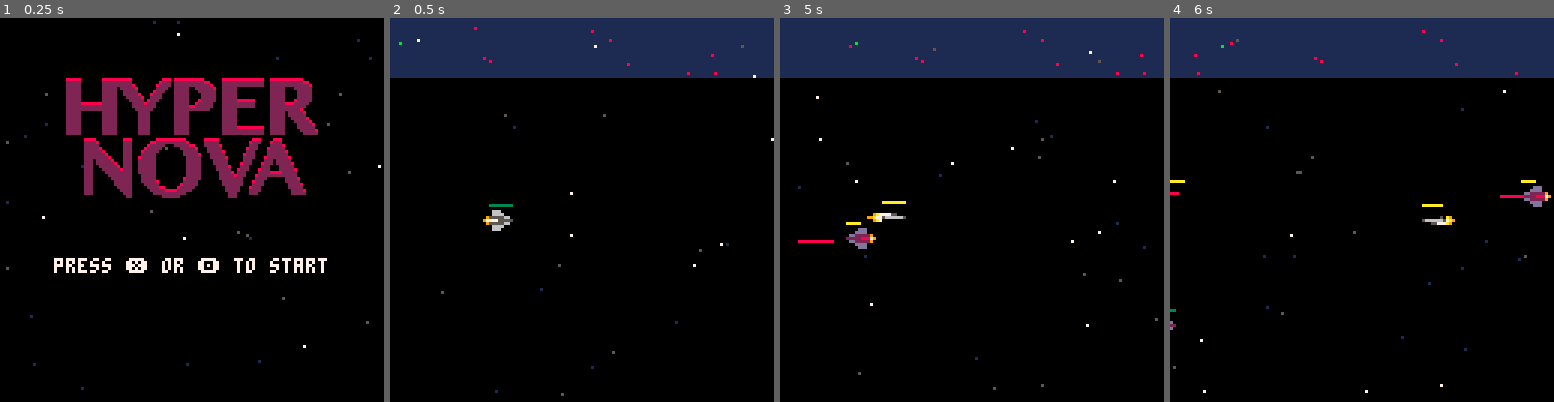
Above: before the commit, frames 1-4 (left to right).
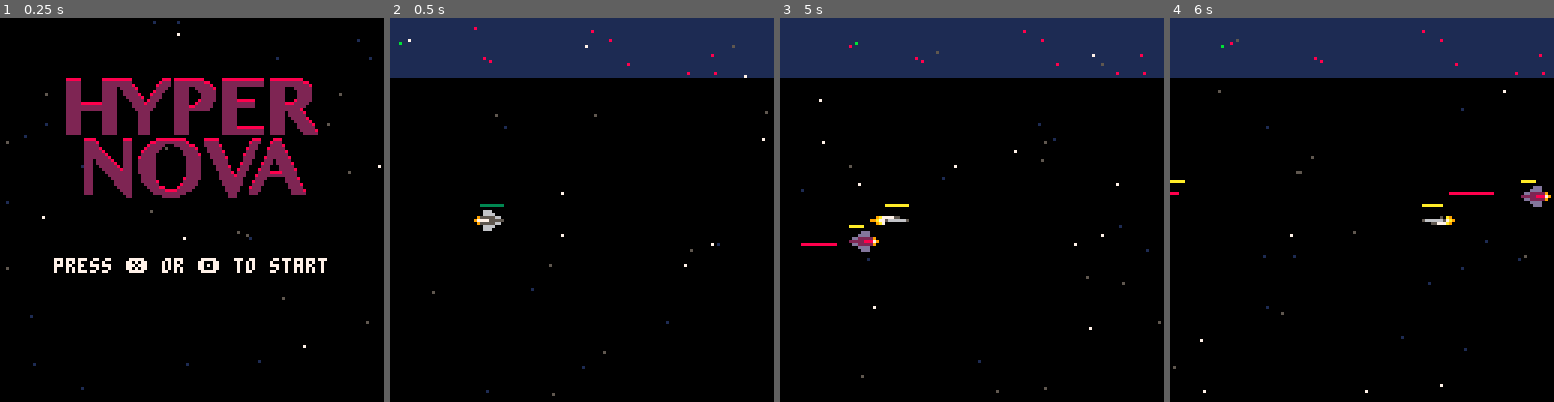
Above: after the commit, the same moments.

Repository: jondkoon/defender
Game: PICO-8 cartridge defender.p8
Same seed, same stepped clock (60 frames per second), same inputs: the game is played once before the commit and once after it.
Inputs:
- Up to frame 1 (0.25 s): no input
- Up to frame 2 (0.5 s): tap X (X key) at 0.33 s
- Up to frame 3 (5 s): tap O (Z key) at 0.7, 1.7, 2.1, 2.5, 2.9, 3.3, 3.7, 4.1, 4.5, 4.9 s; tap X (X key) at 1.07, 1.85, 2.97, 4.08 s; hold Right 1.6-2.1 s; hold Up 2.15-2.42 s; hold Right 2.47-3.03 s; hold Left 3.08-3.58 s; hold Down 3.63-3.97 s; hold Right 4.02-4.68 s; hold Up from 4.73 s (still down)
- Up to frame 4 (6 s): release Up at 5.03 s; hold Left 5.08-5.68 s; tap X (X key) at 5.2 s; tap O (Z key) at 5.3, 5.7 s; hold Down from 5.73 s (still down)

Frame 1 is identical in both runs. In frame 2, 0.6% of the frame differs, in the area x 4-100%, y 5-99%; in frame 3, 1.1%, in the area x 4-100%, y 7-98%; in frame 4, 0.2%.

Commit message:
remove screen wrap, add boundaries

Diff:
--- a/defender.p8
+++ b/defender.p8
@@ -109,9 +109,20 @@
 			if (self.y > self.scene.height - self.height) then
 				self.dy = max(-3, self.dy * -1)
 				self.y = self.scene.height - self.height
+				cam:shake()
 			elseif (self.y < 0) then
 				self.dy = min(3, self.dy * -1)
 				self.y = 0
+				cam:shake()
+			end
+			if (self.x > self.scene.width - self.width) then
+				self.dx = max(-3, self.dx * -1)
+				self.x = self.scene.width - self.width
+				cam:shake()
+			elseif (self.x < 0) then
+				self.dx = min(3, self.dx * -1)
+				self.x = 0
+				cam:shake()
 			end
 			if (self.fired) then
 				self.scene:make_shot({
@@ -355,6 +366,7 @@
 	max_y = 0,
 	set_scene = function(self, scene)
 		self.scene = scene
+		self.min_x = 0
 		self.max_x = scene.width - screen_width
 		self.max_y = scene.height - screen_height
 	end,
@@ -368,21 +380,6 @@
 	end,
 	in_view_x = function(self, x)
 		return x >= self.x and x <= self.x + screen_width
-	end,
-	update_screen_wrap = function(self)
-		if (self.x > self.max_x) then
-			self.x = self.x  - self.max_x
-		elseif (self.x < 0) then
-			self.x = self.x + self.max_x
-		end
-		for o in all(self.scene.objects) do
-			if (self:in_view_x(o.x - self.max_x) or self:in_view_x(o.x + o.width - self.max_x)) then
-				o.x = o.x - self.max_x
-			end
-			if (self:in_view_x(o.x + self.max_x) or self:in_view_x(o.x + o.width + self.max_x)) then
-				o.x = o.x + self.max_x
-			end
-		end
 	end,
 	update_shake = function(self)
 		if (self.shake_counter > 0) then
@@ -403,6 +400,12 @@
 			desired_x = self.following.x - screen_width + self.follow_x_offset + self.following.width
 		end
 
+		if (desired_x < self.min_x) then
+			desired_x = self.min_x
+		elseif (desired_x > self.max_x) then
+			desired_x = self.max_x
+		end
+
 		local diff = self.x - desired_x
 
 		if (abs(diff) <= 3) then
@@ -428,8 +431,6 @@
 		elseif(self.y > self.max_y) then
 			self.y = self.max_y
 		end
-
-		self:update_screen_wrap()
 	end,
 	x_offset = function(self)
 		return self.following and flr(self.following.dx * 2) or 0
@@ -461,11 +462,18 @@
 
 function make_scene(options)
 	return {
-		objects = {},
-		ships = {},
-		shots = {},
 		height = options.height,
 		width = options.width,
+		init = function(self)
+			cam:set_scene(self)
+			if (options.with_mini_map) then
+				self.mini_map = make_mini_map(self)
+			end
+			self.objects = {}
+			self.ships = {}
+			self.shots = {}
+			options.init(self)
+		end,
 		add = function(self, object)
 			if (object.init) then
 				object:init()
@@ -533,13 +541,6 @@
 				end
 			}
 			scene:add_shot(shot)
-		end,
-		init = function(self)
-			cam:set_scene(self)
-			if (options.with_mini_map) then
-				self.mini_map = make_mini_map(self)
-			end
-			options.init(self)
 		end,
 		update = function(self)
 			self:check_hits()
